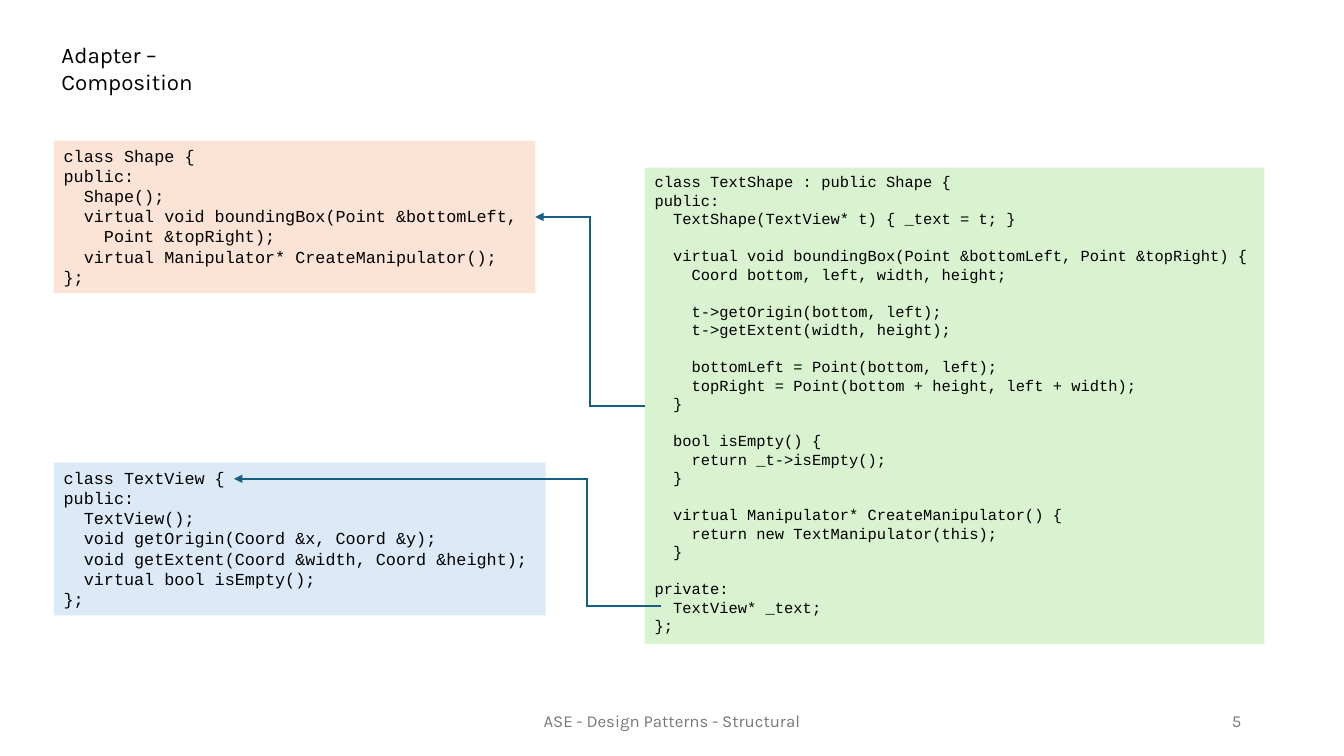
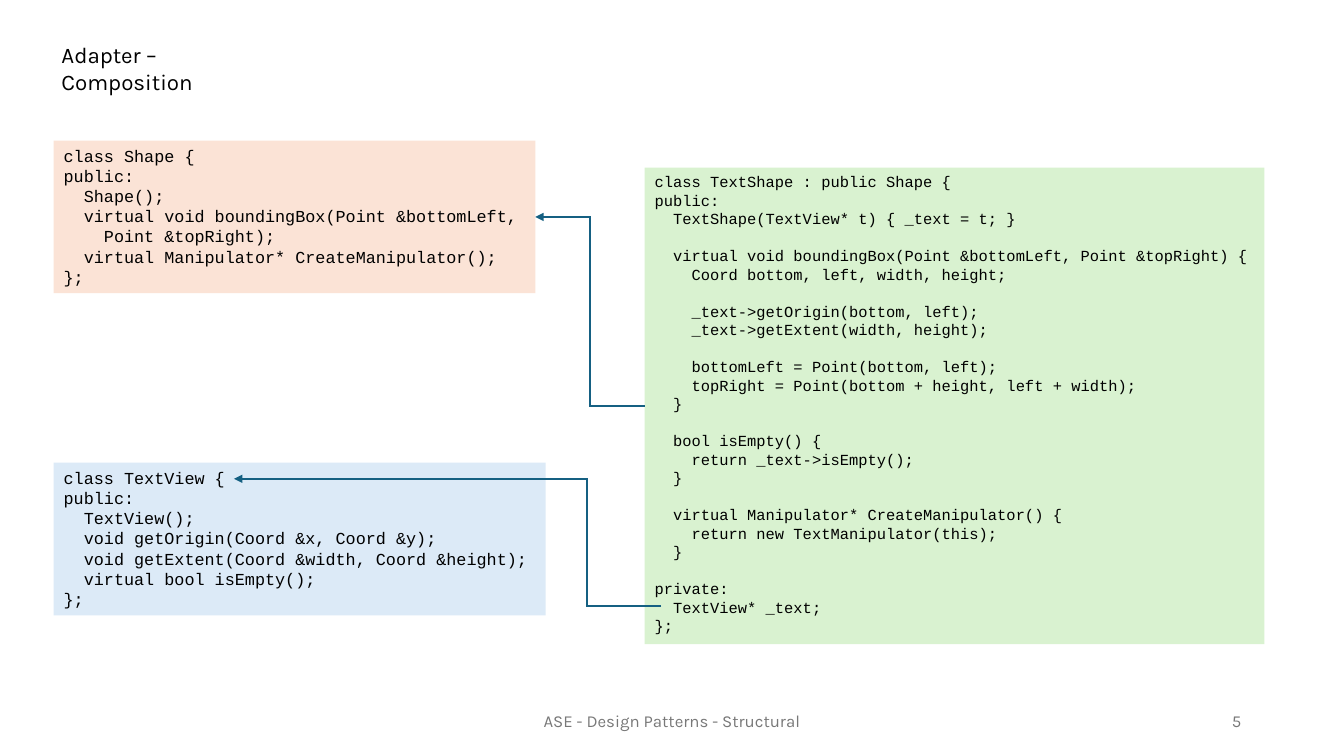
Before and after one commit to Ehsangood1/ASE, a slide deck: slide 5 of Lesson.03 - Design Patterns - Structural/Structural.pptx. Drawn at 1344x756 pixels with LibreOffice and Linux fonts; fonts in the diff are those of the drawing. Boxes give left, top, right and bottom in pixels: in the first picture for what was removed or moved away, otherwise in the second. Text is boxed around its words. In the diff, an @@ line names an element or a change of style, - is before the commit and + after.

```diff
--- a/Lesson.03 - Design Patterns - Structural/Structural.pptx
+++ b/Lesson.03 - Design Patterns - Structural/Structural.pptx
@@ text in rectangle at box(692, 306, 988, 339): text changed @@
-t->getOrigin(bottom, left);
-t->getExtent(width, height);
+_text->getOrigin(bottom, left);
+_text->getExtent(width, height);
@@ text in rectangle at box(692, 454, 913, 469): text changed @@
-return _t->isEmpty();
+return _text->isEmpty();
```
Also in this commit, not shown: 3 other slides changed.
